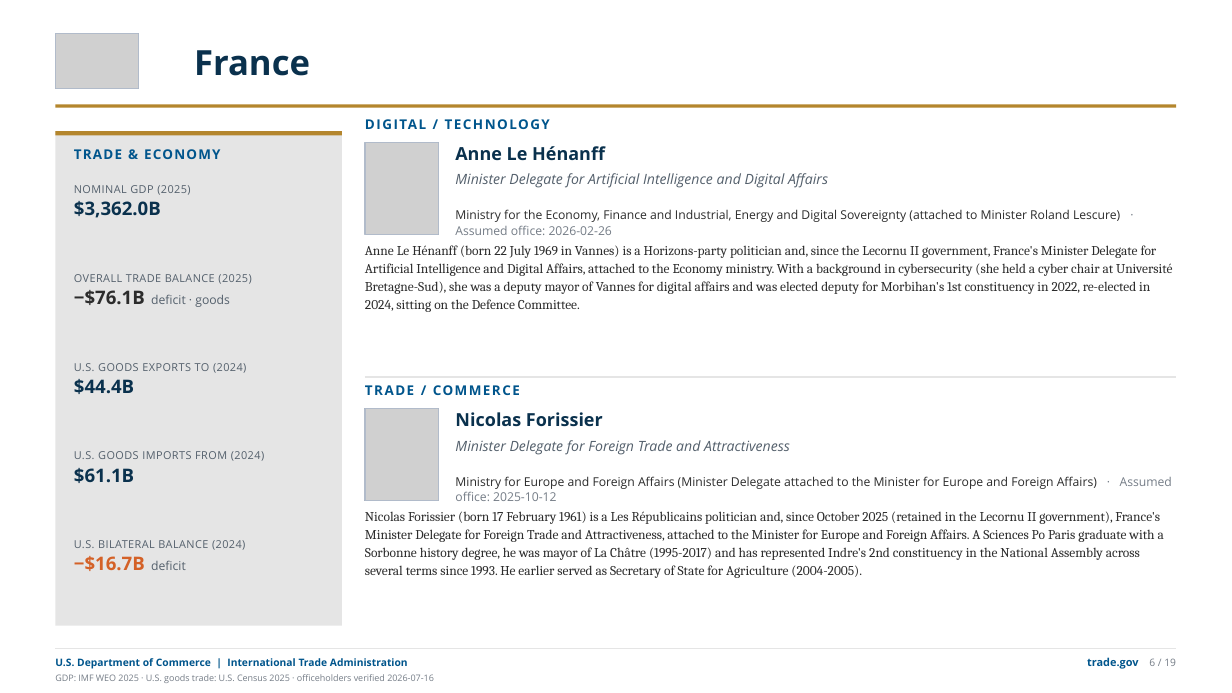
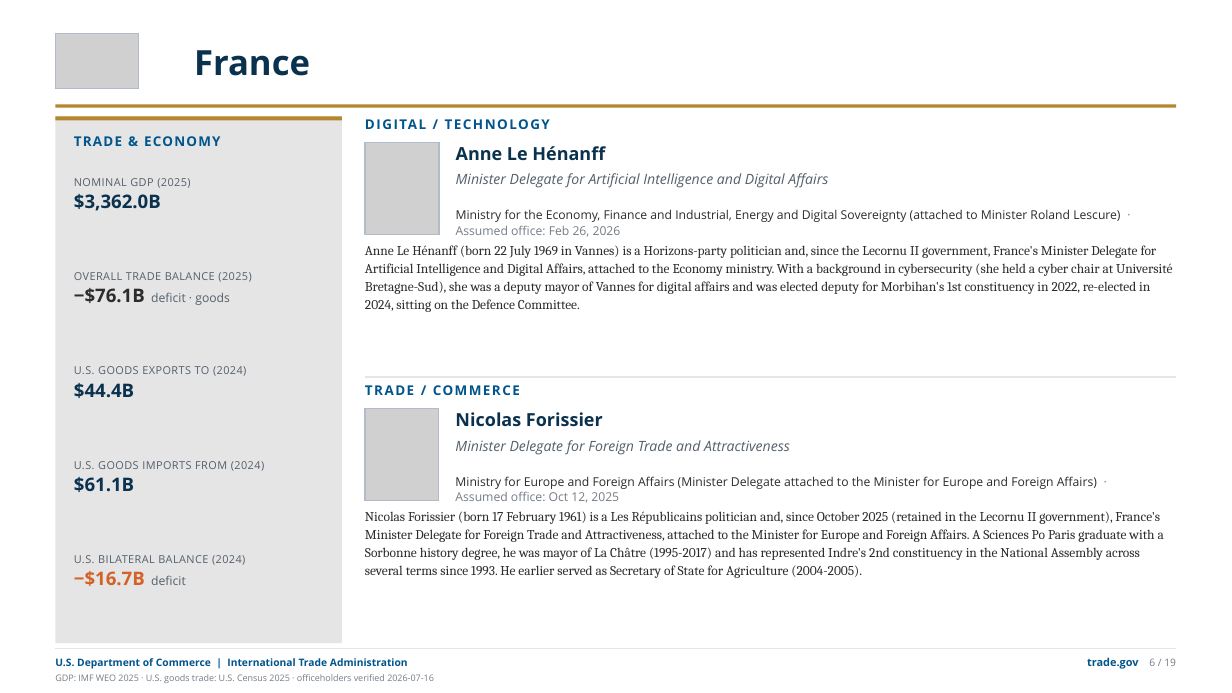
Before and after one commit to jsilbs18-cloud/Photo, a slide deck: slide 9 of output/g20-ministers-trade-deck.pptx (slide 10 before the commit). Drawn at 1232x693 pixels with LibreOffice and Linux fonts; fonts in the diff are those of the drawing; grey boxes stand for pictures. Boxes give left, top, right and bottom in pixels: in the first picture for what was removed or moved away, otherwise in the second. Text is boxed around its words. In the diff, an @@ line names an element or a change of style, - is before the commit and + after.

```diff
--- a/output/g20-ministers-trade-deck.pptx
+++ b/output/g20-ministers-trade-deck.pptx
@@ rectangle: place and size @@
-rectangle at [55,131,342,135]
+rectangle at [55,116,342,120]
@@ rectangle: place and size @@
-rectangle at [55,131,342,626]
+rectangle at [55,116,342,643]
@@ text "TRADE & ECONOMY": place and size @@
-text "TRADE & ECONOMY" at [74,149,220,159]
+text "TRADE & ECONOMY" at [74,136,220,146]
@@ text "NOMINAL GDP (2025)": place and size @@
-text "NOMINAL GDP (2025)" at [74,185,190,218]
+text "NOMINAL GDP (2025)" at [74,178,190,211]
@@ text at [456,209,1120,236]: text changed @@
-Ministry for the Economy, Finance and Industrial, Energy and Digital Sovereignty (attached to Minister Roland Lescure) · Assumed office: 2026-02-26
+Ministry for the Economy, Finance and Industrial, Energy and Digital Sovereignty (attached to Minister Roland Lescure) · Assumed office: Feb 26, 2026
@@ text "U.S. GOODS EXPORTS TO (2024)": place and size @@
-text "U.S. GOODS EXPORTS TO (2024)" at [74,363,246,394]
+text "U.S. GOODS EXPORTS TO (2024)" at [74,366,246,398]
@@ text "U.S. GOODS IMPORTS FROM (2024)": place and size @@
-text "U.S. GOODS IMPORTS FROM (2024)" at [74,451,264,483]
+text "U.S. GOODS IMPORTS FROM (2024)" at [74,461,264,492]
@@ text at [455,476,1097,502]: text changed @@
-Ministry for Europe and Foreign Affairs (Minister Delegate attached to the Minister for Europe and Foreign Affairs) · Assumed office: 2025-10-12
+Ministry for Europe and Foreign Affairs (Minister Delegate attached to the Minister for Europe and Foreign Affairs) · Assumed office: Oct 12, 2025
@@ text "U.S. BILATERAL BALANCE (2024)": place and size @@
-text "U.S. BILATERAL BALANCE (2024)" at [74,540,245,571]
+text "U.S. BILATERAL BALANCE (2024)" at [74,555,245,586]
```
Also in this commit, not shown: 22 other slides changed, 1 slide removed, 39 other files.
